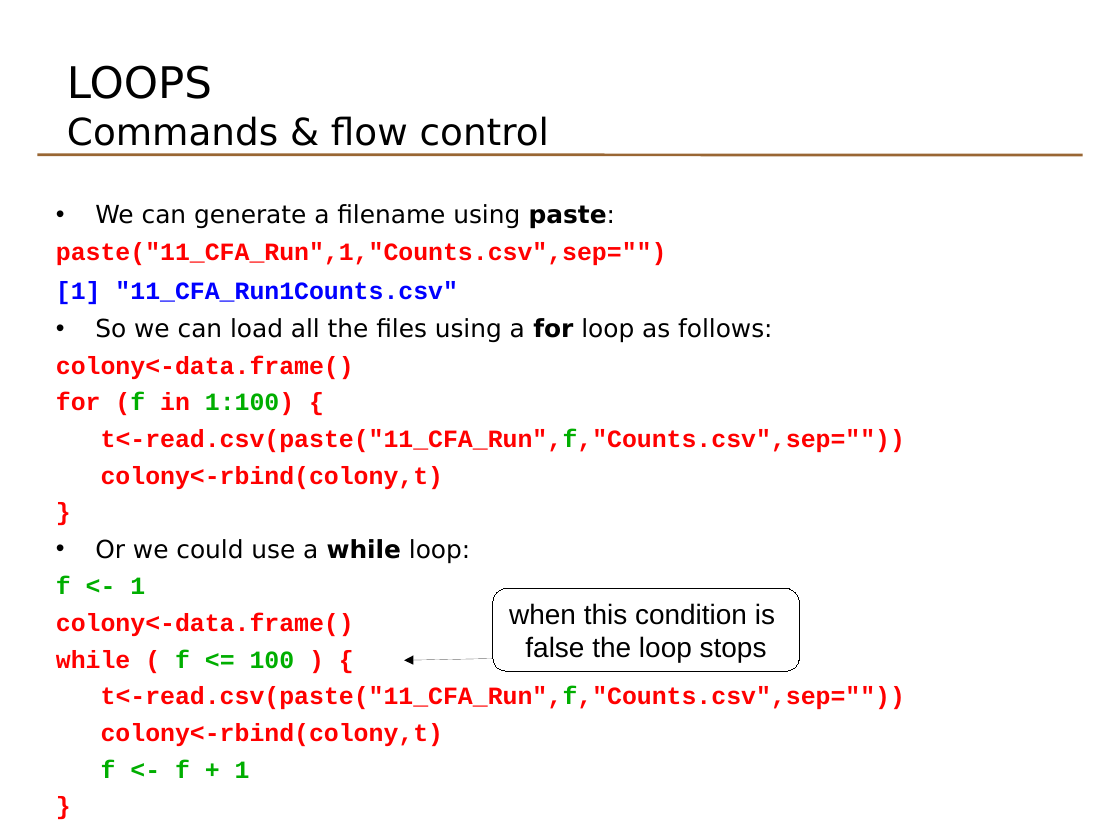
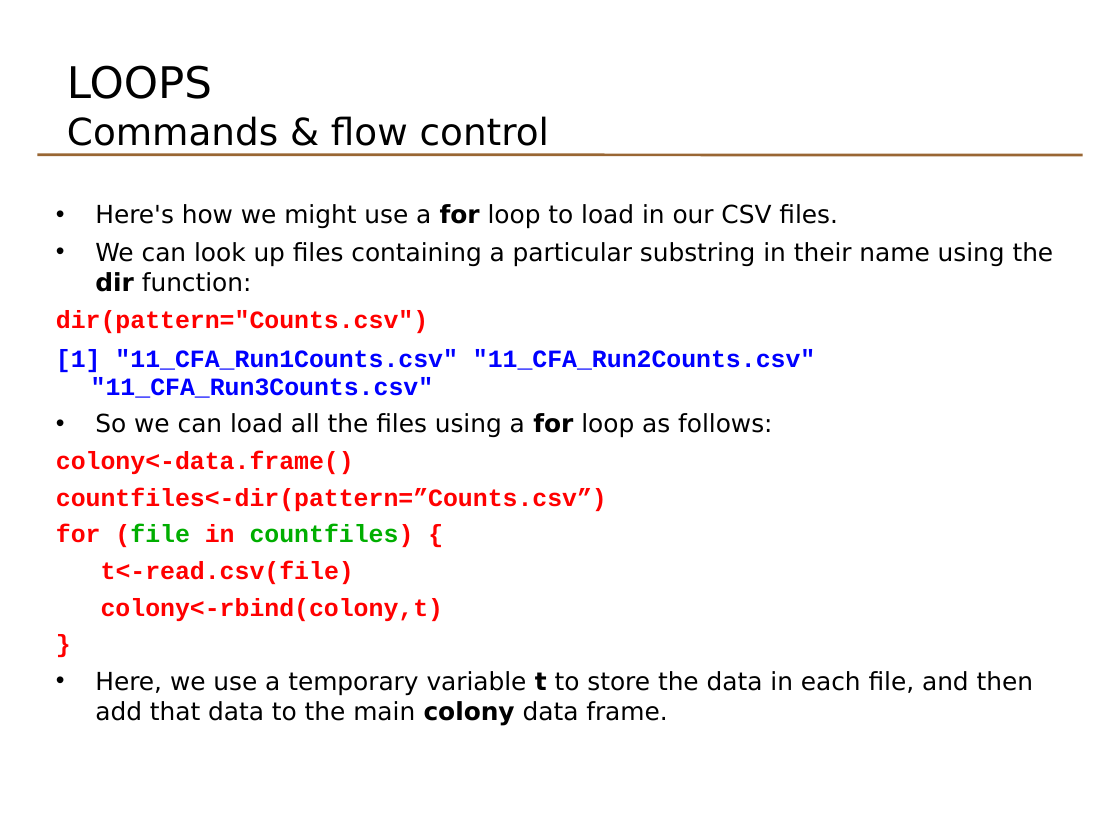
Before and after one commit to lgatto/TeachingMaterial, a slide deck: slide 10 of odp/basicr_day1_4_programming_techniques.odp (slide 6 before the commit). Drawn at 1120x840 pixels with LibreOffice and Linux fonts; fonts in the diff are those of the drawing. Boxes give left, top, right and bottom in pixels: in the first picture for what was removed or moved away, otherwise in the second. Text is boxed around its words. In the diff, an @@ line names an element or a change of style, - is before the commit and + after.

```diff
--- a/odp/basicr_day1_4_programming_techniques.odp
+++ b/odp/basicr_day1_4_programming_techniques.odp
@@ text at [56, 204, 1054, 398]: text changed; font Courier New to DejaVu Sans; text colour #FF0000 to #000000; bold off @@
-• We can generate a filename using paste:
-paste("11_CFA_Run",1,"Counts.csv",sep="")
-[1] "11_CFA_Run1Counts.csv"
+• Here's how we might use a for loop to load in our CSV files.
+• We can look up files containing a particular substring in their name using the dir function:
+dir(pattern="Counts.csv")
+[1] "11_CFA_Run1Counts.csv" "11_CFA_Run2Counts.csv" "11_CFA_Run3Counts.csv"
@@ text at [56, 488, 607, 584]: text changed @@
-for (f in 1:100) {
-t<-read.csv(paste("11_CFA_Run",f,"Counts.csv",sep=""))
+countfiles<-dir(pattern=”Counts.csv”)
+for (file in countfiles) {
+t<-read.csv(file)
@@ rounded rectangle removed at [493, 588, 800, 671] @@
-when this condition is
-false the loop stops
@@ arrow removed from (493, 659) to (404, 661) @@
@@ text at [95, 671, 1033, 726]: text changed; font Courier New to DejaVu Sans; text colour #FF0000 to #000000; bold off @@
-• Or we could use a while loop:
-f <- 1
-colony<-data.frame()
-while ( f <= 100 ) {
-t<-read.csv(paste("11_CFA_Run",f,"Counts.csv",sep=""))
-colony<-rbind(colony,t)
-f <- f + 1
-}
+• Here, we use a temporary variable t to store the data in each file, and then add that data to the main colony data frame.
```
Also in this commit, not shown: 4 other slides changed, 6 slides added, 2 slides removed, 9 other files.
